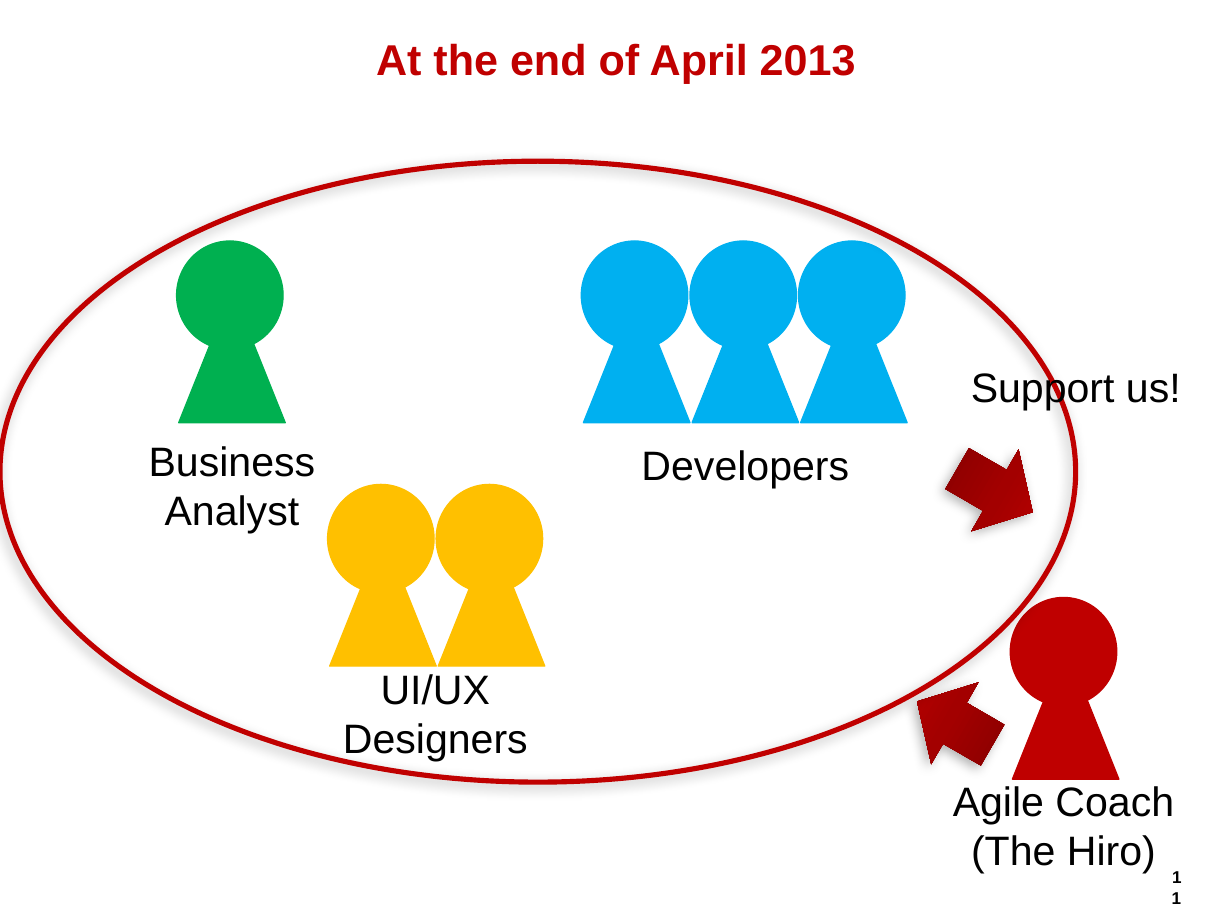
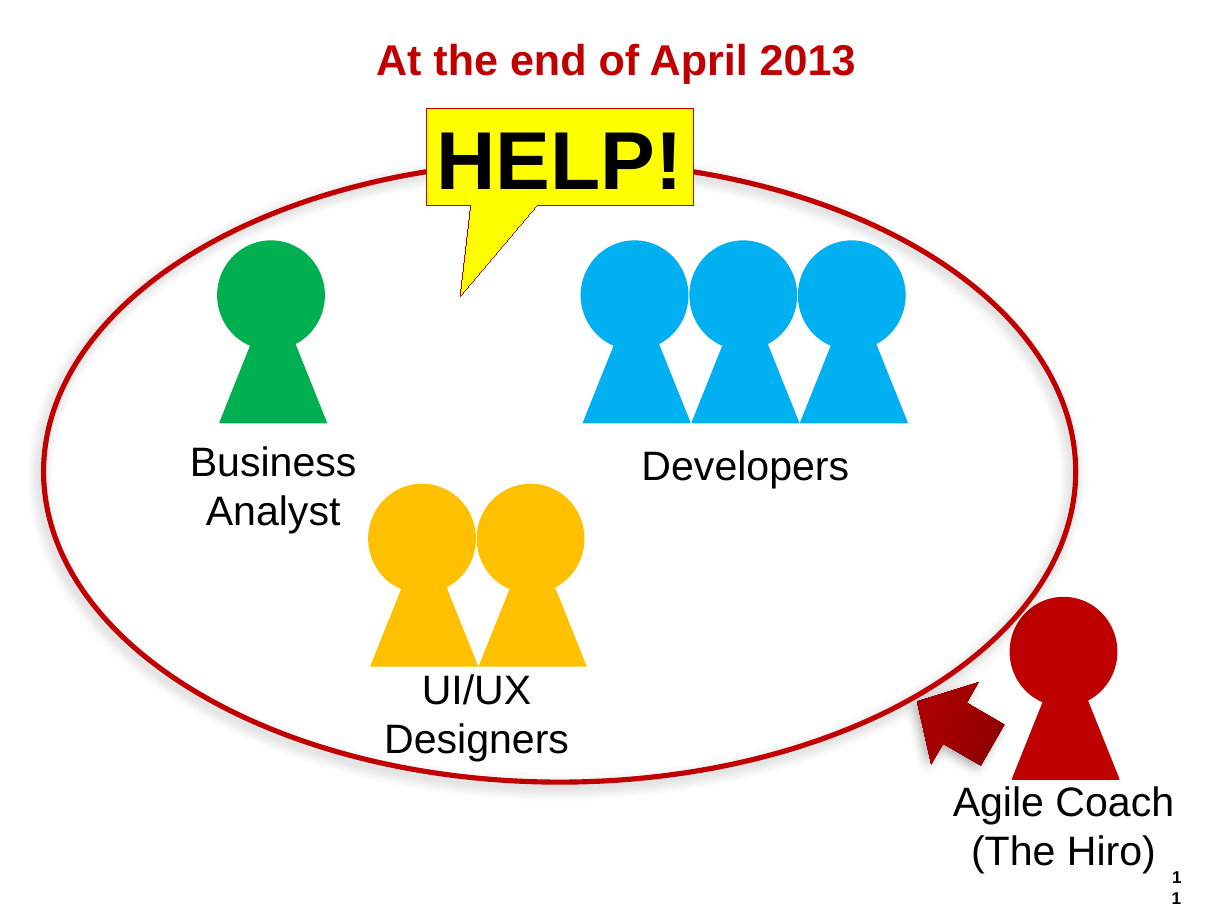
Before and after one commit to hageyahhoo/agile2014, a slide deck: slide 11 of presentations/TechnologyDrivenDevelopment.pptx. Drawn at 1232x924 pixels with LibreOffice and Linux fonts; fonts in the diff are those of the drawing; background and template pictures are left out. Boxes give left, top, right and bottom in pixels: in the first picture for what was removed or moved away, otherwise in the second. Text is boxed around its words. In the diff, an @@ line names an element or a change of style, - is before the commit and + after.

```diff
--- a/presentations/TechnologyDrivenDevelopment.pptx
+++ b/presentations/TechnologyDrivenDevelopment.pptx
@@ speech box added at [426,108,694,206], fill #FFFF00, outline #C00000 0.75 pt, 48 pt, text #000000, bold @@
+HELP!
@@ ellipse: place and size @@
-ellipse at [0,161,1076,782]
+ellipse at [43,161,1076,782]
@@ 3 triangles, 3 ellipses, 2 texts: place and size @@
-3 triangles, 3 ellipses, 2 texts at [149,241,545,762]
+3 triangles, 3 ellipses, 2 texts at [190,241,585,762]
@@ text removed at [971,370,1181,411] @@
-Support us!
@@ left arrow removed at [933,428,1056,554] @@
```
Also in this commit, not shown: 13 other slides changed, 11 slides added, 7 slides removed.
